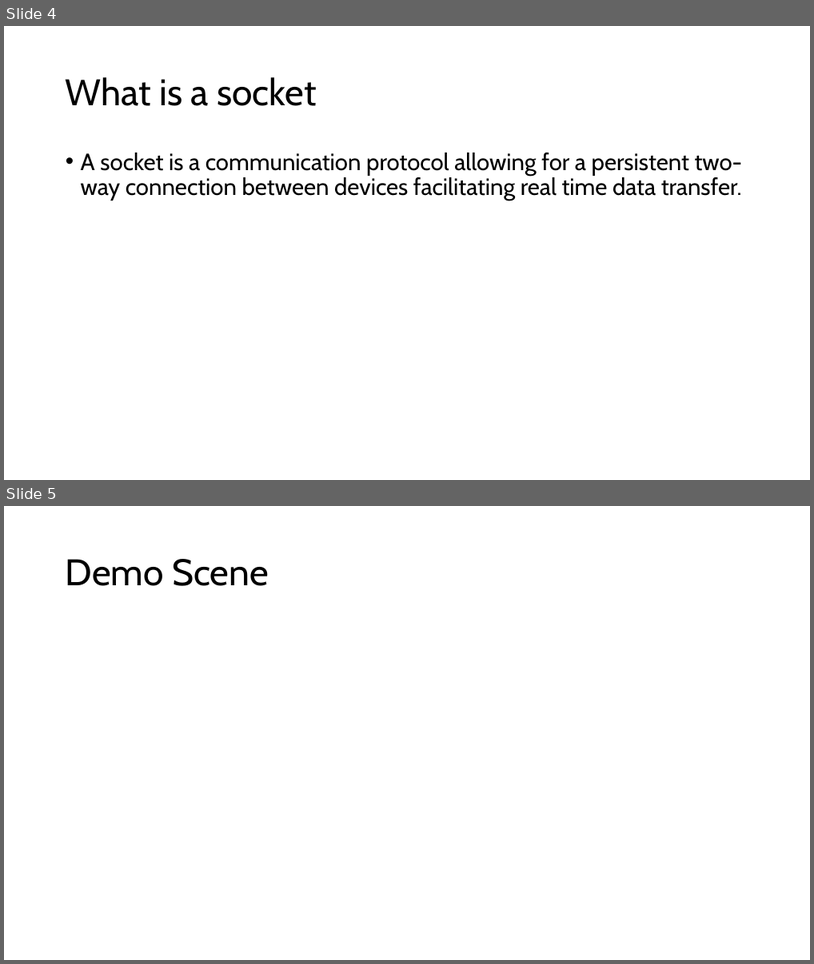
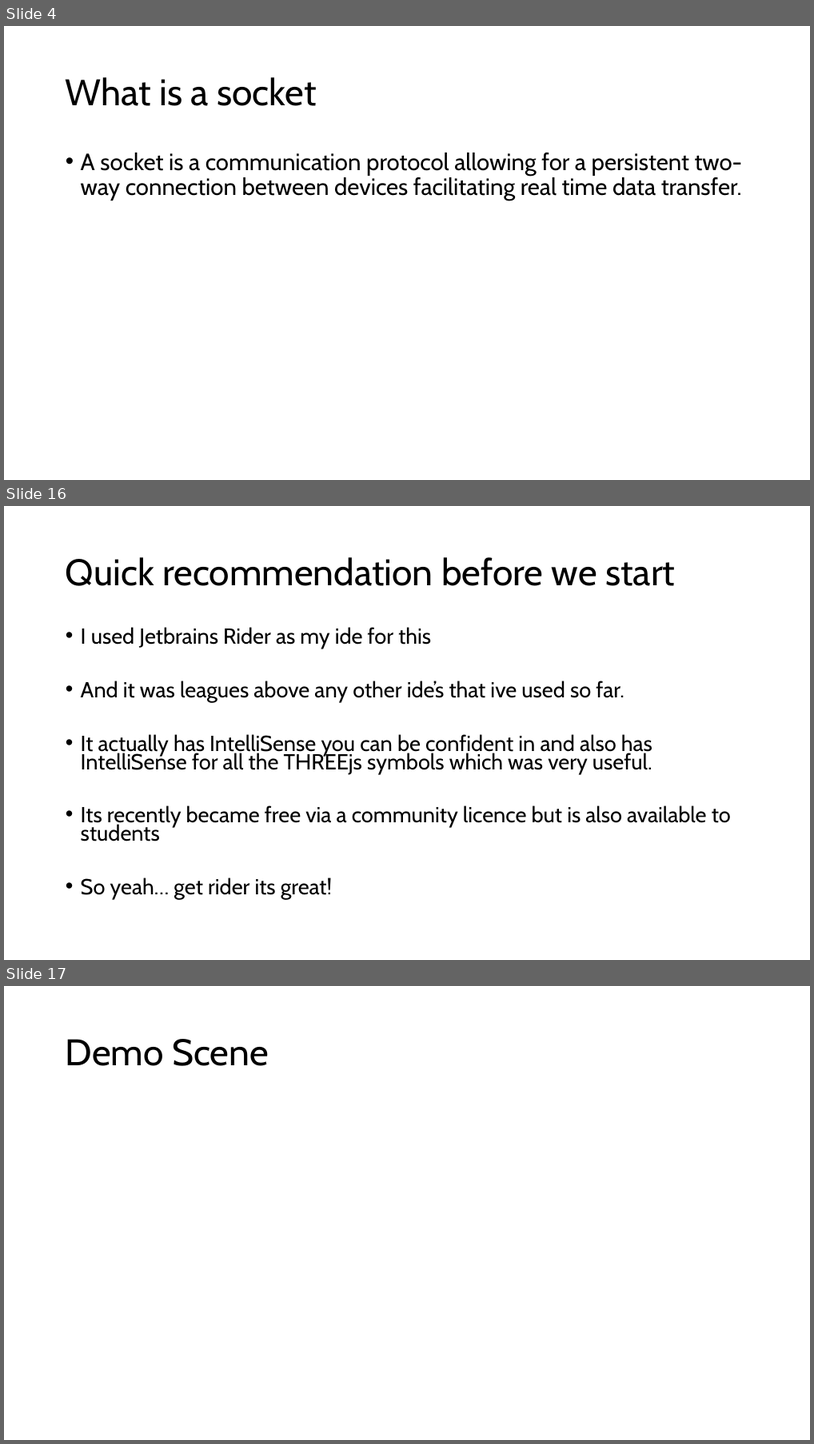
Before and after one commit to JamesB0010/ThreeJsMultiplayerDemonstration, a slide deck: Presentation/Multiplayer web games.pptx. Shown one above the other, each under a label of ours: slides 4 and 5 before the commit, slides 4, 16 and 17 after it; the slides between them are not shown. The pictures are 814x964 and 814x1444 pixels, drawn with LibreOffice and Linux fonts; fonts in the diff are those of the drawing. Boxes give left, top, right and bottom in pixels: in the first picture for what was removed or moved away, otherwise in the second. Text is boxed around its words. In the diff, an @@ line names an element or a change of style, - is before the commit and + after.

```diff
--- a/Presentation/Multiplayer web games.pptx
+++ b/Presentation/Multiplayer web games.pptx
@@ slide 16 added at [4,506,810,960], background #FFFFFF @@
@@ title added at [66,557,675,586], 44 pt, text #000000 @@
+Quick recommendation before we start
@@ text added at [81,627,731,899], 25.9 pt, text #000000 @@
+• I used Jetbrains Rider as my ide for this
+• And it was leagues above any other ide’s that ive used so far.
+• It actually has IntelliSense you can be confident in and also has IntelliSense for all the THREEjs symbols which was very useful.
+• Its recently became free via a community licence but is also available to students
+• So yeah… get rider its great!
@@ what was slide 5 is now slide 17 @@
```
Also in this commit, not shown: 1 slide changed, 12 other slides added.
